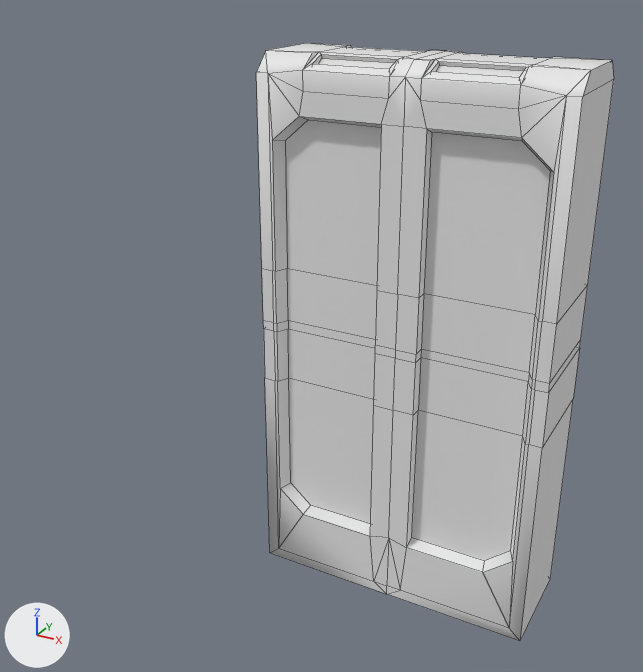
Before and after pictures for a commit that changed the FBX model Assets/Models/Structural/Structure/airlock.fbx.
Rendered twice from a 50 mm camera at (1.05, -2.58, 2.13) aimed at (-0.39, 0.02, 0.83). The lights are fixed; the arrows at lower left show +X, +Y and +Z. Mesh edges are drawn as thin lines. Where no turn or scale is listed for an object, it has been applied to the vertices.

Objects in the first picture: 'AirlockLightsLeft', 'AirlockLightsRight', 'AirlockStandardLeft', 'AirlockStandardRight'.
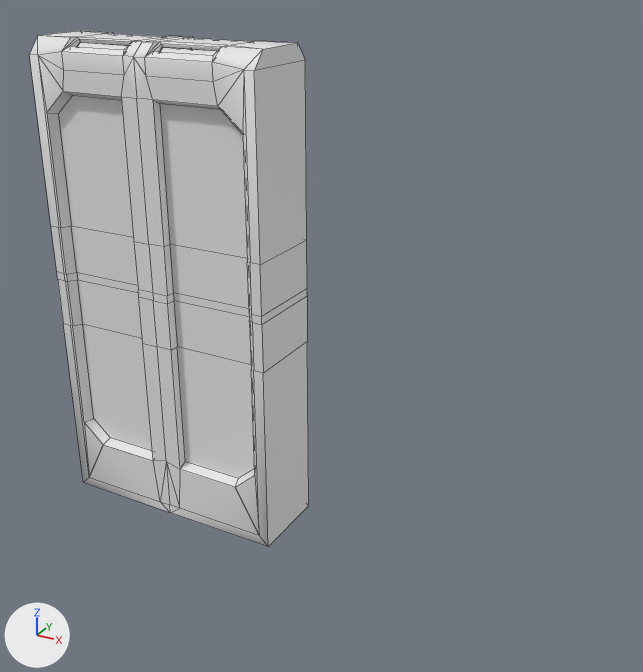
Where the change shows, as pixel boxes (x1, y1, x2, y2) in the pictures (643 x 672 px):
```json
{"object": "AirlockStandardRight", "change": "reshaped, moved, rescaled", "before": [387, 51, 614, 641], "after": [134, 37, 309, 547], "on screen": "23% narrower, 14% shorter"}
{"object": "AirlockStandardLeft", "change": "deleted", "before": [256, 43, 445, 594]}
{"object": "AirlockStandardLeft.001", "change": "added", "after": [29, 31, 182, 512], "faces in mat_palette01 (its picture is missing)": [29, 31, 182, 512], "faces in mat_emissive_red__off (white #e7e7e7)": [78, 42, 129, 50]}
{"object": "AirlockLightsRight", "change": "deleted", "before": [437, 66, 523, 78]}
{"object": "AirlockLightsLeft", "change": "deleted", "before": [319, 58, 394, 69]}
{"part": 1, "of": "me_airlockstandardright", "change": "built on", "before": [388, 53, 614, 641], "after": [145, 38, 309, 547]}
```

Scene script edits in JSON lines:
```json
{"block": "me_airlockstandardright", "where": "# used by ob_airlockstandardright; location = (0.0, 0.0, 0.0)"}
{"op": "remove", "block": "me_airlockstandardright", "code": "me_airlockstandardright.from_pydata(...)  # 140 vertices, 147 faces; spans x 0.0..0.5, y -0.18..0.18, z -0.04..1.83"}
{"op": "add", "block": "me_airlockstandardright", "code": "me_airlockstandardright.from_pydata(...)  # 148 vertices, 149 faces; spans x 0.0..0.48, y -0.18..0.18, z -0.04..1.83"}
{"block": "me_airlockstandardright", "change": "me_airlockstandardright part 1"}
{"block": "me_airlockstandardright", "change": "58 vertices in x 0.35..0.5, y -0.18..0.18, z -0.04..1.83 move by (-0.02, 0.0, 0.0)"}
{"block": "me_airlockstandardright", "change": "20 vertices in x 0.32..0.34, y -0.18..0.18, z 0.21..1.83 move by (-0.01, 0.0, 0.0)"}
{"block": "me_airlockstandardright", "change": "8 vertices are added at x 0.07..0.31, y -0.17..0.16, z 1.76..1.81"}
{"block": "me_airlockstandardright", "change": "2 new faces join them, mat_emissive_red__off (white #e7e7e7)"}
{"op": "add", "block": "me_airlockstandardright", "code": "me_airlockstandardright.materials.append(mat_emissive_red__off)  # white #e7e7e7"}
{"op": "add", "block": "me_airlockstandardleft_003", "code": ["me_airlockstandardleft_003 = bpy.data.meshes.new('AirlockStandardLeft.003')", "me_airlockstandardleft_003.from_pydata(...)  # 148 vertices, 149 faces; spans x -0.48..0.0, y -0.16..0.16, z -0.04..1.83", "# faces by material slot: [147, 2]", "me_airlockstandardleft_003.materials.append(mat_palette01)  # its picture is missing", "me_airlockstandardleft_003.materials.append(mat_emissive_red__off)  # white #e7e7e7"]}
{"op": "remove", "block": "ob_airlockstandardleft", "code": ["ob_airlockstandardleft = bpy.data.objects.new('AirlockStandardLeft', me_airlockstandardleft)", "ob_airlockstandardleft.location = (0.0, 0.0, 0.0)"]}
{"op": "remove", "block": "ob_airlocklightsleft", "code": ["ob_airlocklightsleft = bpy.data.objects.new('AirlockLightsLeft', me_airlocklightsleft)", "ob_airlocklightsleft.location = (0.0, 0.0, 0.0)"]}
{"op": "remove", "block": "ob_airlocklightsright", "code": ["ob_airlocklightsright = bpy.data.objects.new('AirlockLightsRight', me_airlocklightsright)", "ob_airlocklightsright.location = (0.0, 0.0, 0.0)"]}
{"op": "set", "path": "ob_airlockstandardright.location", "old": "(0.0, 0.0, 0.0)", "new": "(-1.005, 0.004, 0.0)"}
{"op": "set", "path": "ob_airlockstandardright.scale", "old": "(1.0, 1.0, 1.0)", "new": "(1.0, 0.868, 1.0)"}
{"op": "add", "block": "ob_airlockstandardleft_001", "code": ["ob_airlockstandardleft_001 = bpy.data.objects.new('AirlockStandardLeft.001', me_airlockstandardleft_003)", "ob_airlockstandardleft_001.location = (-1.005, 0.004, 0.0)"]}
```
